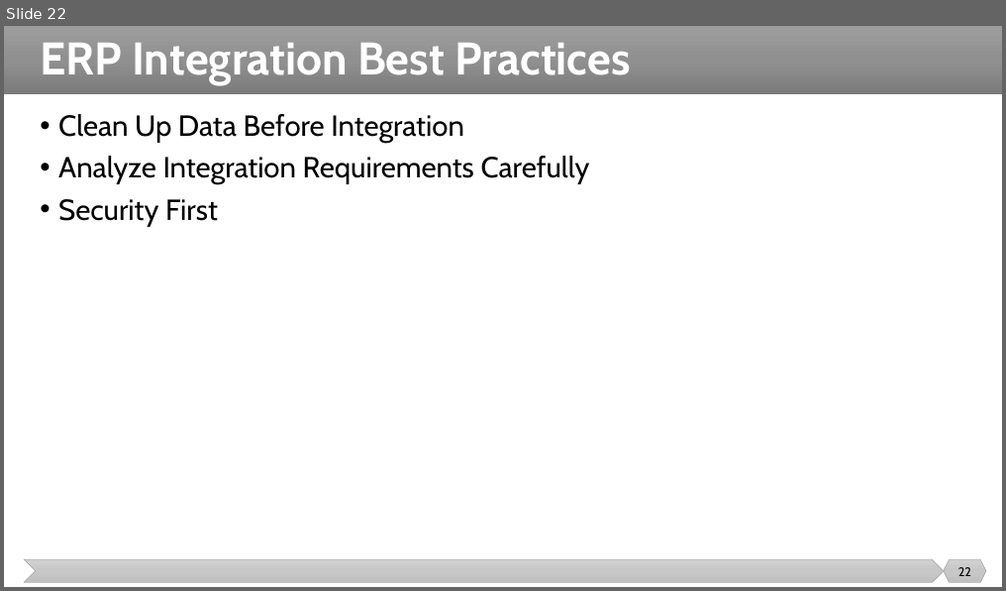
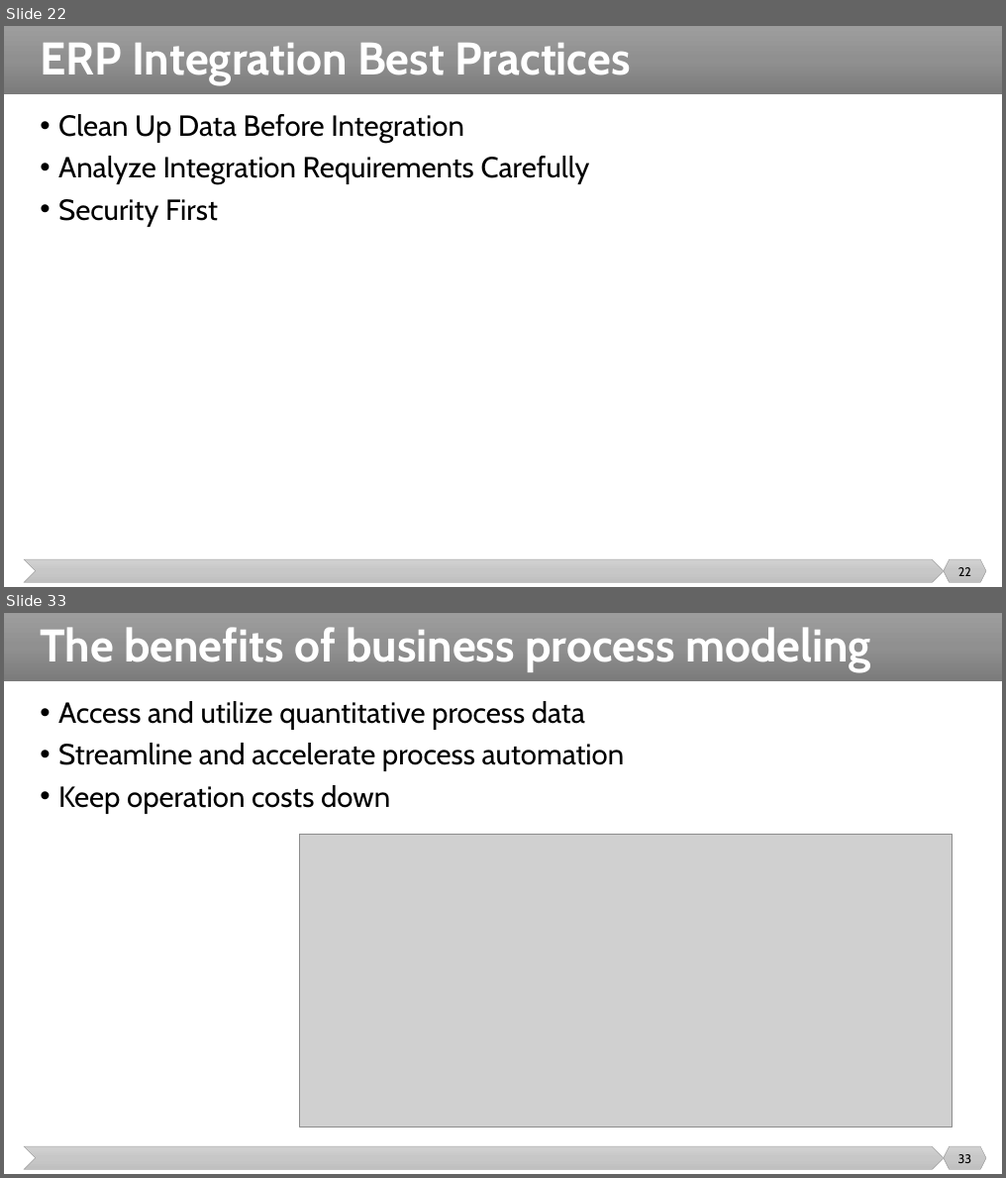
Before and after one commit to malenezi/malenezi, a slide deck: SE495/Lectures/3-ERP/ERP.pptx. Shown one above the other, each under a label of ours: slide 22 before the commit, slides 22 and 33 after it; the slides between them are not shown. The pictures are 1006x591 and 1006x1178 pixels, drawn with LibreOffice and Linux fonts; fonts in the diff are those of the drawing; grey boxes stand for pictures. Boxes give left, top, right and bottom in pixels: in the first picture for what was removed or moved away, otherwise in the second. Text is boxed around its words. In the diff, an @@ line names an element or a change of style, - is before the commit and + after.

```diff
--- a/SE495/Lectures/3-ERP/ERP.pptx
+++ b/SE495/Lectures/3-ERP/ERP.pptx
@@ slide 33 added at bbox=[4, 613, 1002, 1174], background #FFFFFF; not listed: 3 template elements that a slide beside it also shows @@
@@ title added at bbox=[40, 627, 871, 672], 44 pt, text #FFFFFF, bold @@
+The benefits of business process modeling
@@ text added at bbox=[58, 701, 625, 814], 28 pt, text #000000 @@
+• Access and utilize quantitative process data
+• Streamline and accelerate process automation
+• Keep operation costs down
@@ picture added at bbox=[300, 834, 951, 1128] @@
@@ page number added at bbox=[958, 1155, 972, 1163], 12 pt, text #000000 @@
+33
```
Also in this commit, not shown: 2 slides changed, 12 other slides added, 13 other files.
